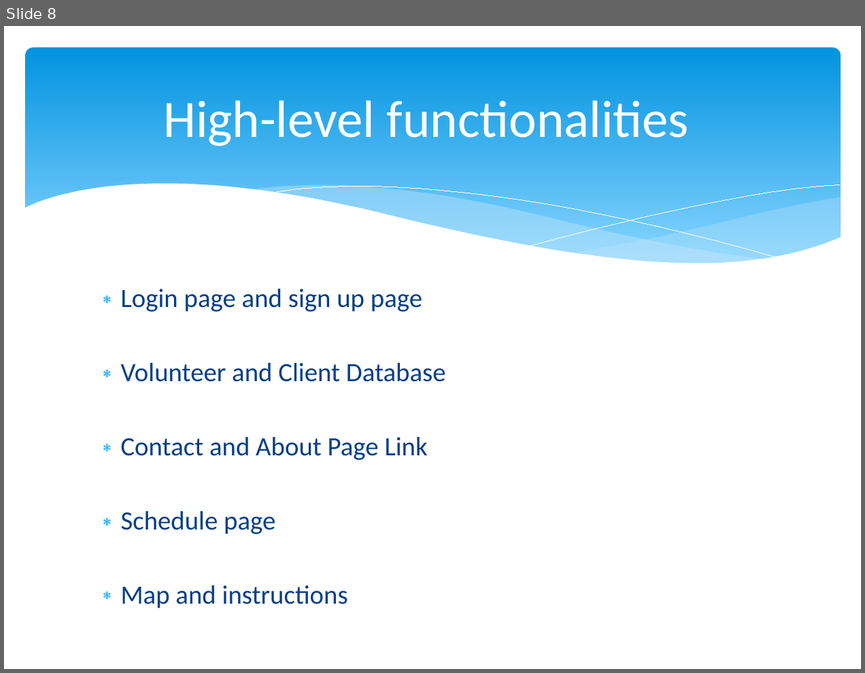
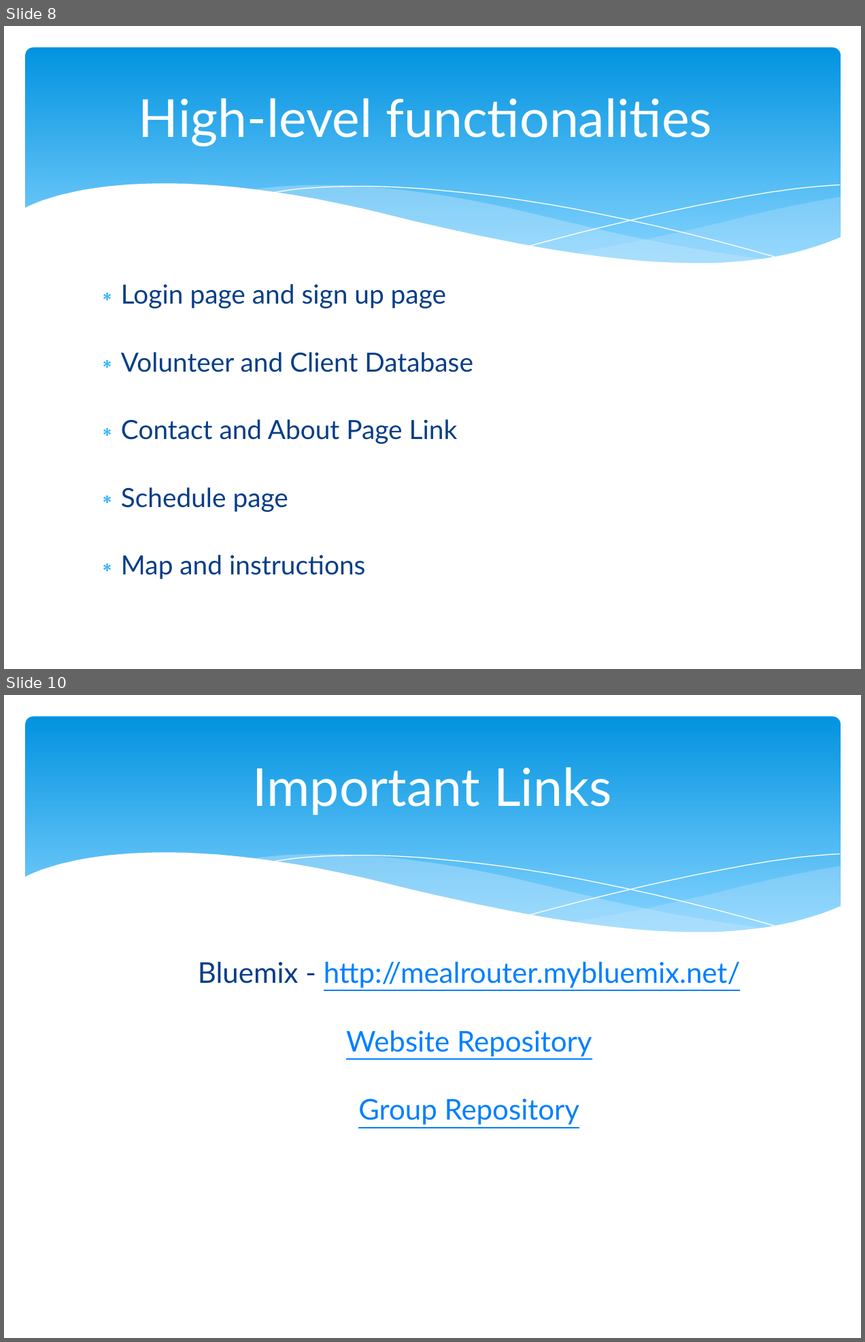
Before and after one commit to mdhomanfau/CEN4010-Project-Group, a slide deck: MealRouter-2.pptx. Shown one above the other, each under a label of ours: slide 8 before the commit, slides 8 and 10 after it; the slides between them are not shown. The pictures are 865x673 and 865x1342 pixels, drawn with LibreOffice and Linux fonts; fonts in the diff are those of the drawing. Boxes give left, top, right and bottom in pixels: in the first picture for what was removed or moved away, otherwise in the second. Text is boxed around its words. In the diff, an @@ line names an element or a change of style, - is before the commit and + after.

```diff
--- a/MealRouter-2.pptx
+++ b/MealRouter-2.pptx
@@ slide 10 added at box(4, 695, 861, 1338), background #FFFFFF; not listed: 6 template elements that a slide beside it also shows @@
@@ title added at box(253, 767, 611, 815), 44 pt, text #FFFFFF @@
+Important Links
@@ text added at box(198, 962, 740, 1125), 24 pt, text #0080FF, underline @@
+Bluemix - http://mealrouter.mybluemix.net/
+Website Repository
+Group Repository
@@ slide 8 changed as well @@
@@ rounded rectangle at box(26, 48, 840, 279): fill gradient #0293E0 to #83D3FE to gradient #0293E0 to #81D2FE @@
@@ title "High-level functionalities" at box(139, 98, 712, 146): font Calibri to Lato @@
@@ freeform shape at box(269, 186, 781, 259): outline #FFFFFF 0 pt to #FFFFFF 0.75 pt @@
@@ freeform shape at box(529, 184, 839, 246): outline #FFFFFF 0 pt to #FFFFFF 0.75 pt @@
@@ text "Login page and sign up ..." at box(121, 284, 473, 579): font Calibri to Lato; line spacing 1 to 0.9; less space between paragraphs @@
```
Also in this commit, not shown: 7 other slides changed, 1 other slide added.
